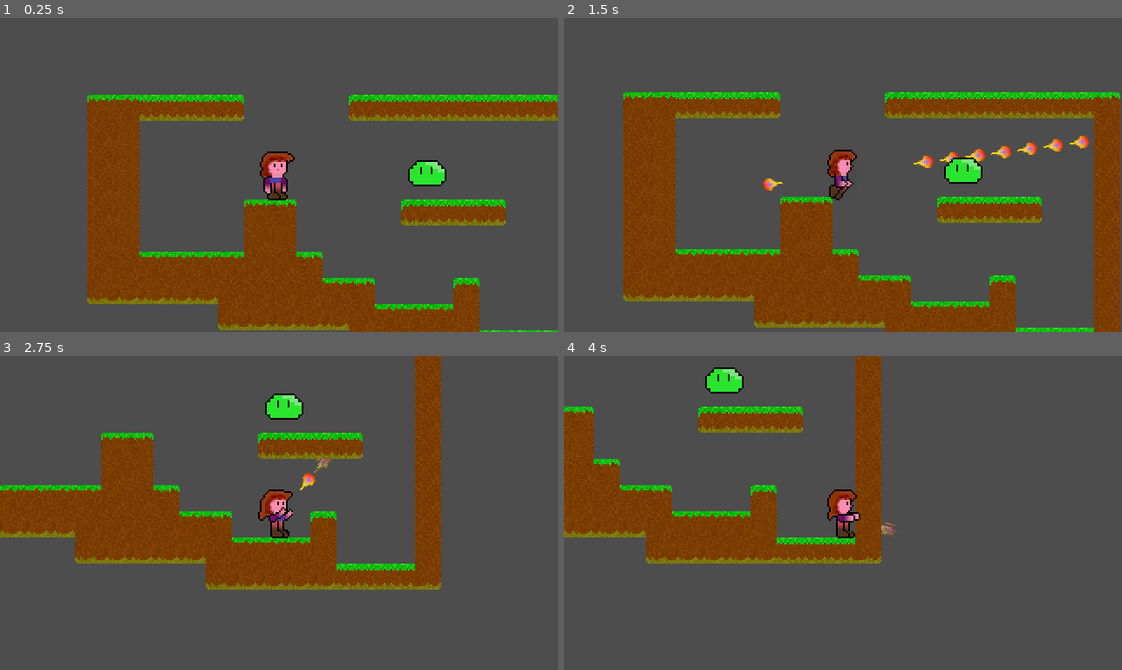
Above: before the commit, frames 1-4 (two rows, left to right).
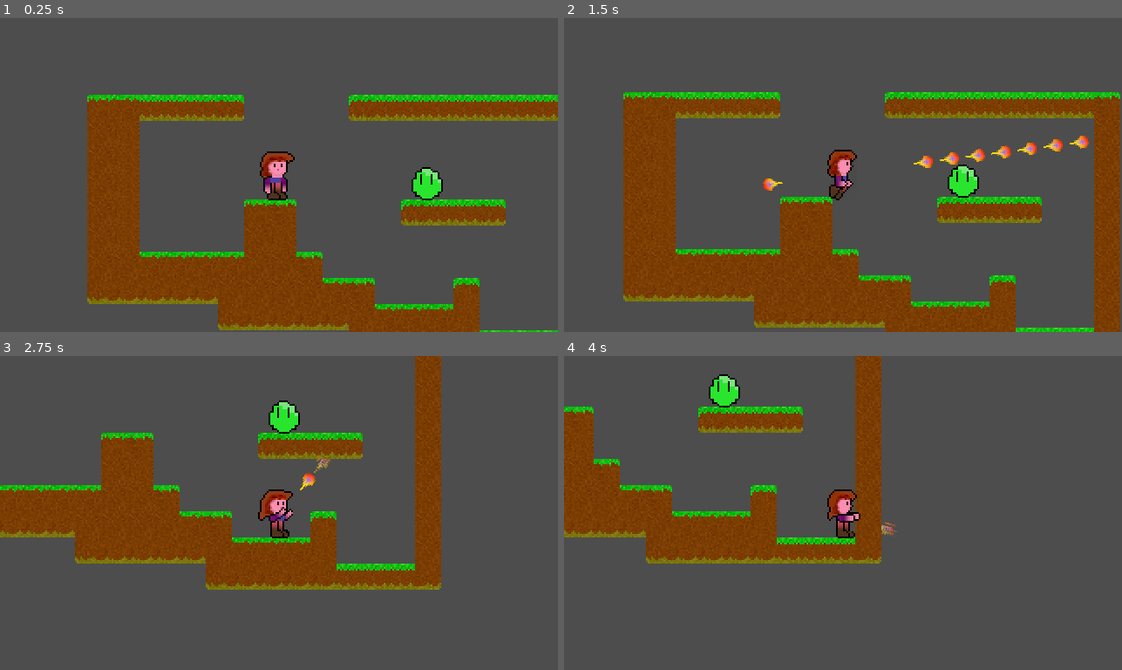
Above: after the commit, the same moments.

Repository: Teaching-myself-Godot/godot-zelia
Game: Godot game, scene res://world.tscn
Same seed, same stepped clock (60 frames per second), same inputs: the game is played once before the commit and once after it.
Inputs (mouse positions are in pixels of both pictures, inside the frame that each line leads up to):
- Up to frame 1 (0.25 s): no input
- Up to frame 2 (1.5 s): tap Enter at 0.5 s; move the mouse to (965, 159) at 0.52 s; press the mouse at (965, 159) at 0.53 s; hold D (Run right) from 0.53 s (still down); tap W (Jump) at 0.77 s; move the mouse to (731, 190) at 1.27 s; release the mouse at (731, 190) at 1.28 s; click (731, 190) at 1.35 s
- Up to frame 3 (2.75 s): tap W (Jump) at 1.52 s; move the mouse to (334, 443) at 2.02 s; release D (Run right) at 2.03 s; press the mouse at (334, 443) at 2.03 s; hold A (Run left) from 2.03 s (still down)
- Up to frame 4 (4 s): move the mouse to (815, 575) at 2.77 s; release A (Run left) at 2.78 s; release the mouse at (815, 575) at 2.78 s; hold D (Run right) from 2.78 s (still down); click (815, 575) at 2.85 s; tap W (Jump) at 3.02, 3.77 s; move the mouse to (1010, 560) at 3.52 s; press the mouse at (1010, 560) at 3.53 s

The runs differ from the first frame. In frame 1, 0.6% of the frame differs, in the area x 73-80%, y 45-59%; in frame 2, 0.6%; in frame 3, 0.6%; in frame 4, 0.6%.

Commit message:
adds slime script.

Diff:
--- /dev/null
+++ b/monsters/slime/slime.gd
@@ -0,0 +1,21 @@
+extends CharacterBody2D
+
+enum MovementState { AIRBORNE, FLOOR_BOUNCE }
+
+var movement_state : int
+
+# We want the level designer to be able to modify stuff like this.
+@export var JUMP_VELOCITY = -400.0
+var gravity = ProjectSettings.get_setting("physics/2d/default_gravity")
+
+func _ready():
+	# assume it starts out hanging in the air
+	movement_state = MovementState.AIRBORNE
+
+	# start up the correct animated sprite sprite frames for that state
+	$AnimatedSprite2D.animation = "airborne"
+	$AnimatedSprite2D.play()
+
+func _physics_process(delta):
+	velocity.y += gravity * delta
+	move_and_slide()
--- a/monsters/slime/slime.tscn
+++ b/monsters/slime/slime.tscn
@@ -1,6 +1,7 @@
-[gd_scene load_steps=9 format=3 uid="uid://6d4nnla3f1jq"]
+[gd_scene load_steps=10 format=3 uid="uid://6d4nnla3f1jq"]
 
 [ext_resource type="Texture2D" uid="uid://cngxgw47eg2xs" path="res://monsters/slime/green/5.png" id="1_iwquf"]
+[ext_resource type="Script" path="res://monsters/slime/slime.gd" id="1_vllyc"]
 [ext_resource type="Texture2D" uid="uid://bxnbkp5ba5nlc" path="res://monsters/slime/green/1.png" id="2_kj5dd"]
 [ext_resource type="Texture2D" uid="uid://tb0yuebqr0be" path="res://monsters/slime/green/2.png" id="3_ecotw"]
 [ext_resource type="Texture2D" uid="uid://3seuk31xcdy2" path="res://monsters/slime/green/3.png" id="4_n2ves"]
@@ -35,16 +36,18 @@
 }]
 
 [sub_resource type="CircleShape2D" id="CircleShape2D_h3ri2"]
+radius = 9.0
 
 [sub_resource type="CapsuleShape2D" id="CapsuleShape2D_aun82"]
 radius = 7.0
 height = 22.0
 
 [node name="Slime" type="CharacterBody2D"]
+script = ExtResource("1_vllyc")
 
 [node name="AnimatedSprite2D" type="AnimatedSprite2D" parent="."]
 sprite_frames = SubResource("SpriteFrames_1f1sg")
-animation = &"floor_bounce"
+animation = &"airborne"
 
 [node name="AirborneCollisionShape" type="CollisionShape2D" parent="."]
 shape = SubResource("CircleShape2D_h3ri2")
